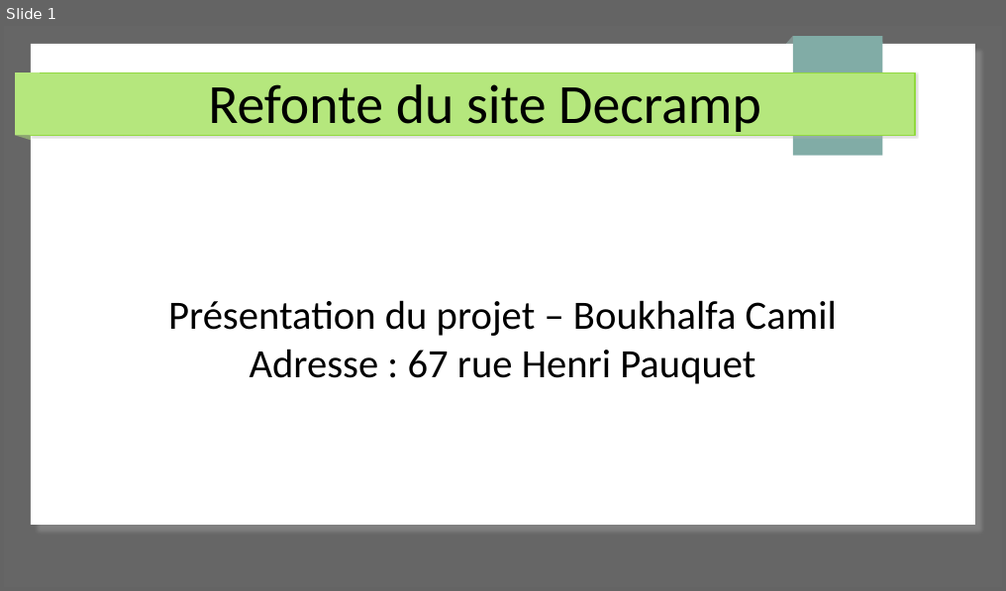
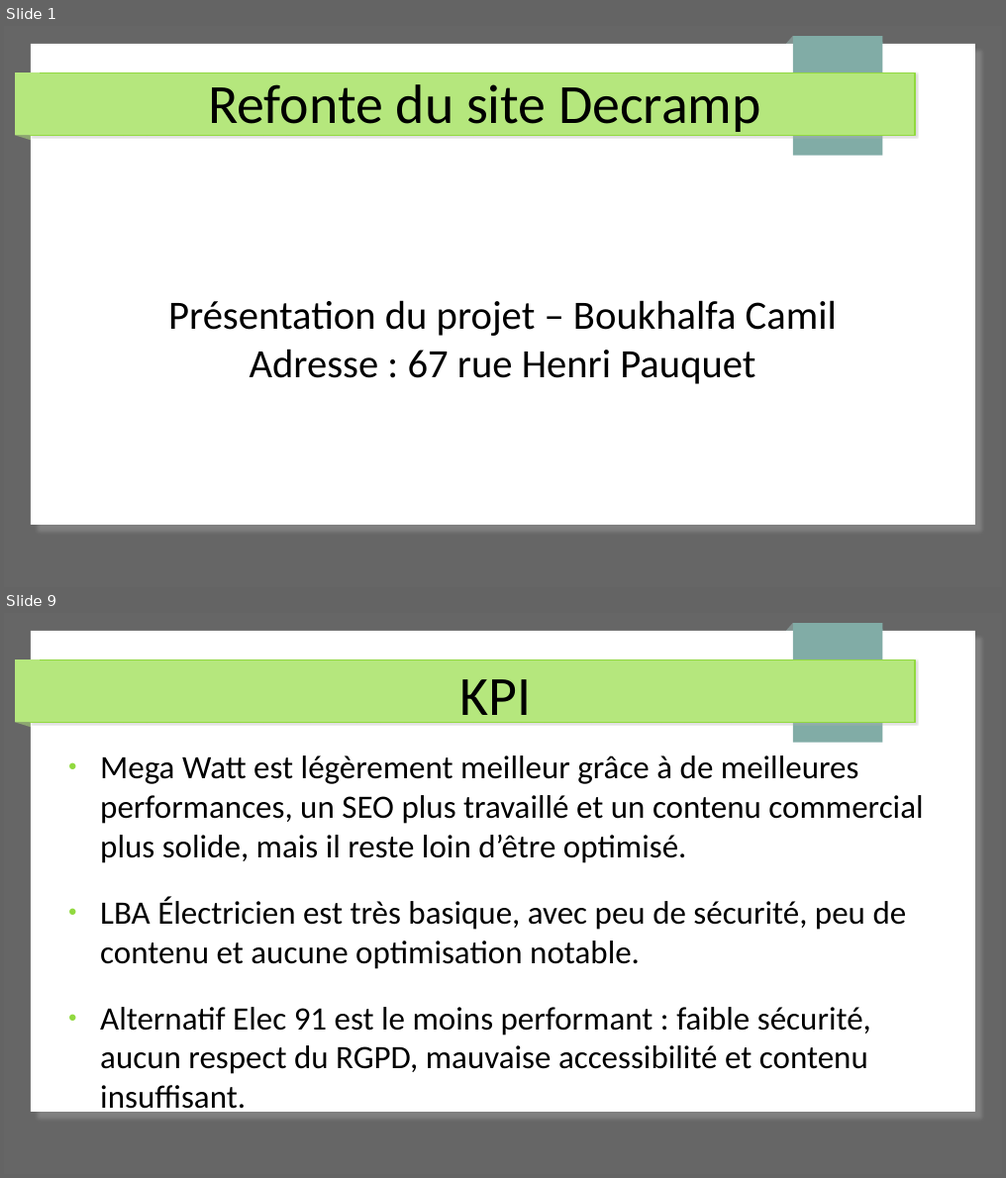
Before and after one commit to Cboukhal/project_exam, a slide deck: Document/projet_exam.odp. Shown one above the other, each under a label of ours: slide 1 before the commit, slides 1 and 9 after it; the slides between them are not shown. The pictures are 1006x591 and 1006x1178 pixels, drawn with LibreOffice and Linux fonts; fonts in the diff are those of the drawing. Boxes give left, top, right and bottom in pixels: in the first picture for what was removed or moved away, otherwise in the second. Text is boxed around its words. In the diff, an @@ line names an element or a change of style, - is before the commit and + after.

```diff
--- a/Document/projet_exam.odp
+++ b/Document/projet_exam.odp
@@ slide 9 added at [4,613,1002,1174], background #666666; not listed: 7 template elements that a slide beside it also shows @@
@@ title added at [460,679,532,729], 44 pt, text #000000 @@
+KPI
@@ text added at [100,756,923,1116], 26 pt, text #000000 @@
+● Mega Watt est légèrement meilleur grâce à de meilleures performances, un SEO plus travaillé et un contenu commercial plus solide, mais il reste loin d’être optimisé.
+● LBA Électricien est très basique, avec peu de sécurité, peu de contenu et aucune optimisation notable.
+● Alternatif Elec 91 est le moins performant : faible sécurité, aucun respect du RGPD, mauvaise accessibilité et contenu insuffisant.
```
Also in this commit, not shown: 4 slides changed, 15 other slides added, 2 other files.
